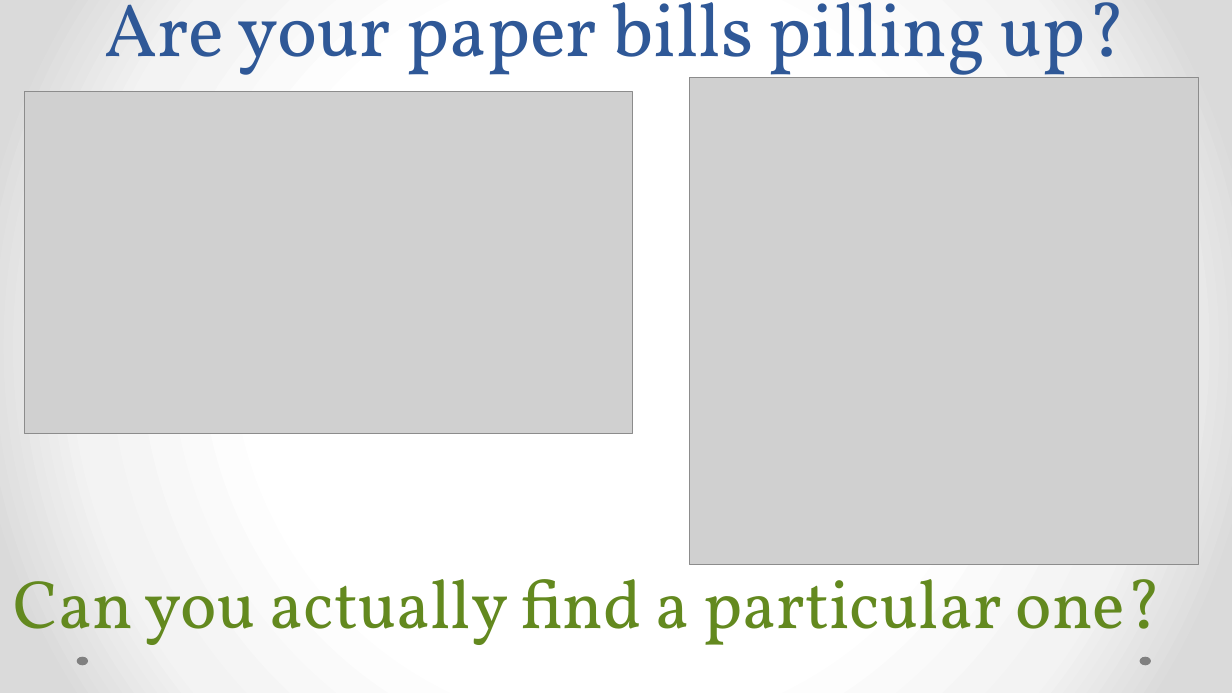
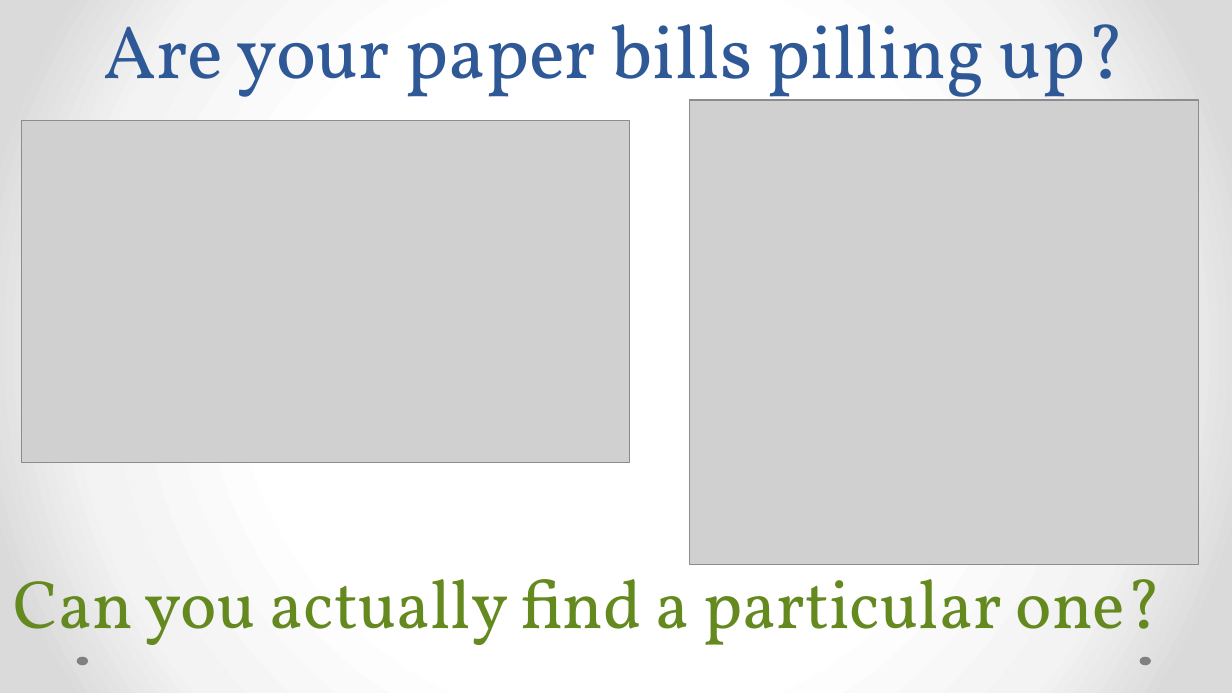
Before and after one commit to danielhalupka/ibmhackathon, a slide deck: slide 2 of presentation/scan2Shop.pptx. Drawn at 1232x693 pixels with LibreOffice and Linux fonts; fonts in the diff are those of the drawing; grey boxes stand for pictures. Boxes give left, top, right and bottom in pixels: in the first picture for what was removed or moved away, otherwise in the second. Text is boxed around its words. In the diff, an @@ line names an element or a change of style, - is before the commit and + after.

```diff
--- a/presentation/scan2Shop.pptx
+++ b/presentation/scan2Shop.pptx
@@ title "Are your paper bills pilling ...": place and size @@
-title "Are your paper bills pilling ..." at [104, 2, 1127, 89]
+title "Are your paper bills pilling ..." at [103, 24, 1126, 112]
@@ picture: place and size @@
-picture at [689, 78, 1199, 565]
+picture at [689, 100, 1199, 564]
@@ picture: place and size @@
-picture at [25, 92, 633, 435]
+picture at [22, 121, 631, 463]
```
Also in this commit, not shown: 4 other slides changed, 4 other files.
